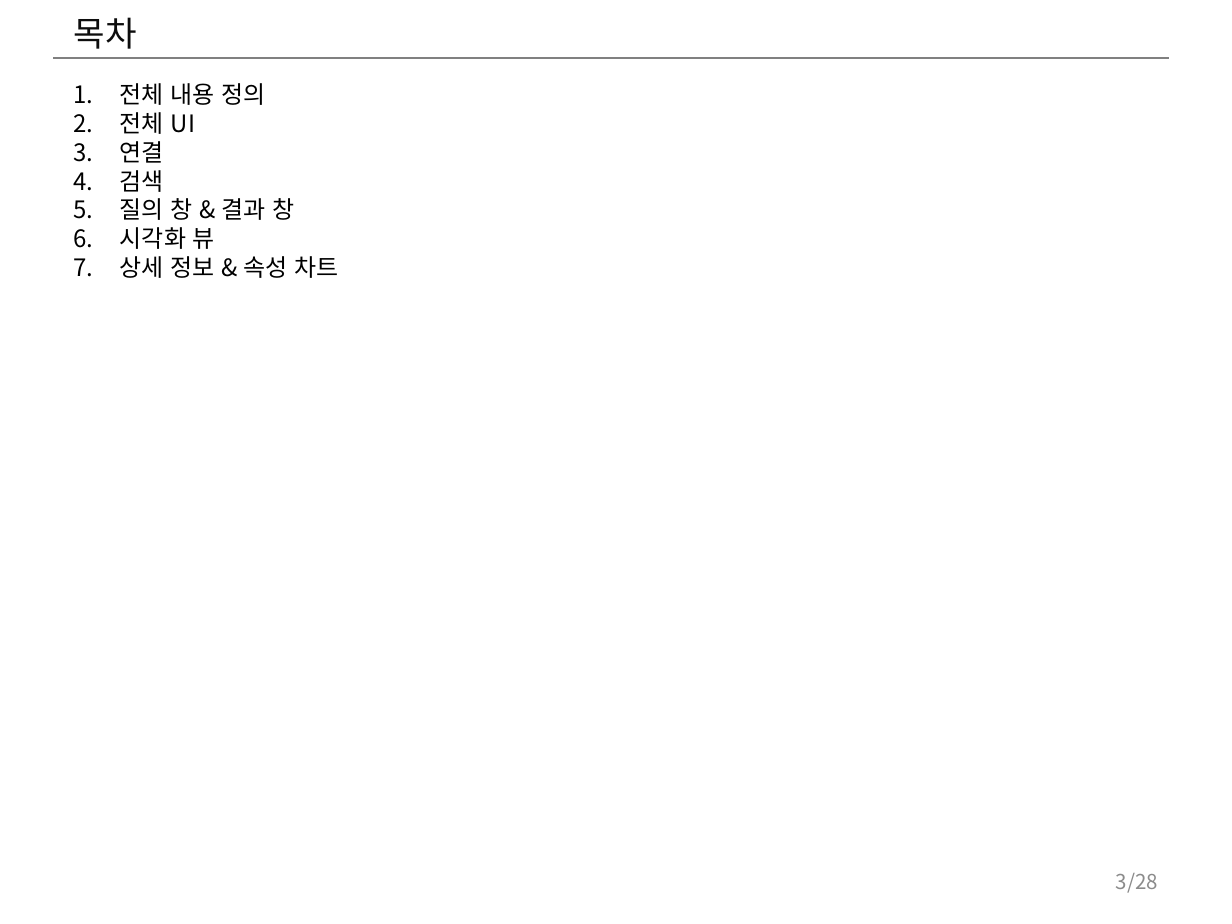
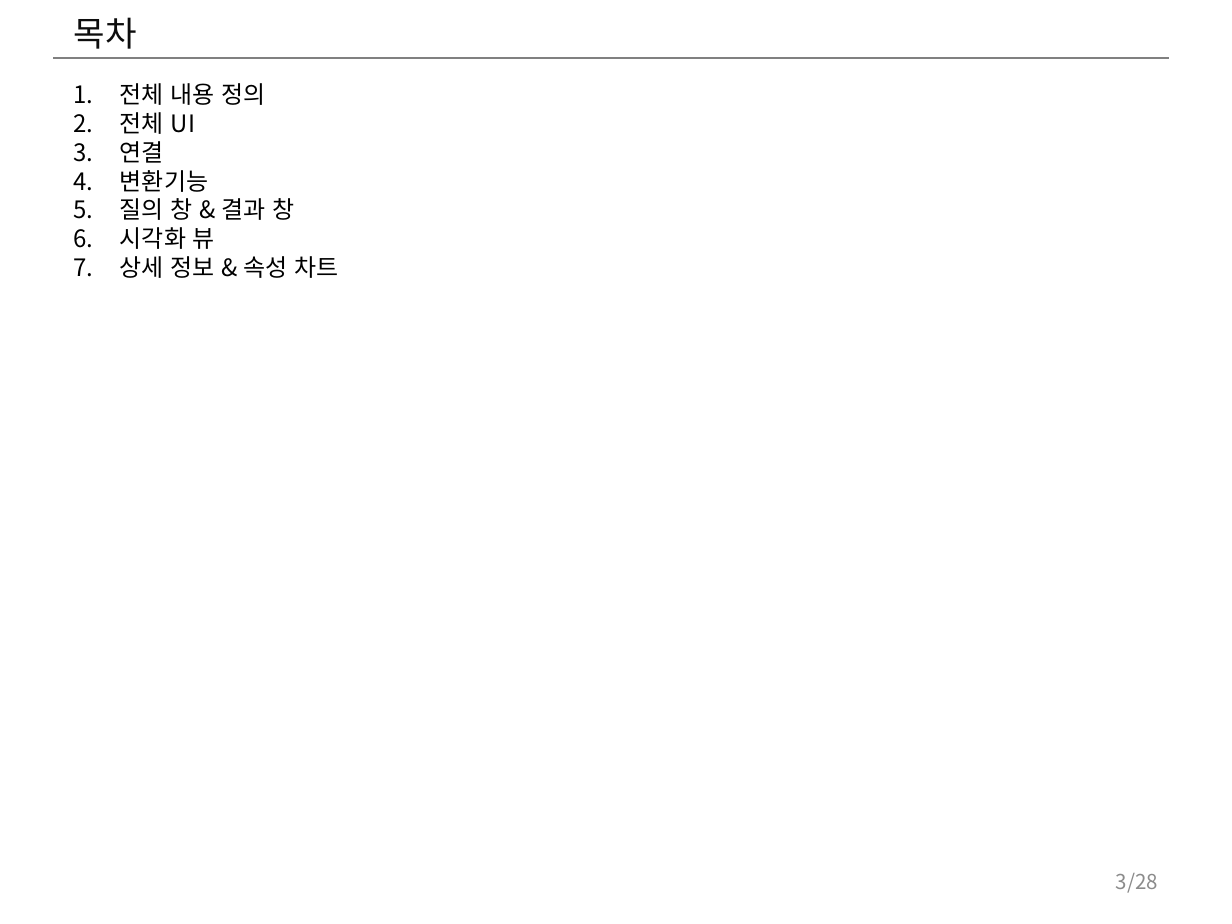
Before and after one commit to hwany7seo/gdbms_document, a slide deck: slide 3 of mockup/시각화도구_UI_UX_기획서.pptx. Drawn at 1232x924 pixels with LibreOffice and Linux fonts; fonts in the diff are those of the drawing. Boxes give left, top, right and bottom in pixels: in the first picture for what was removed or moved away, otherwise in the second. Text is boxed around its words. In the diff, an @@ line names an element or a change of style, - is before the commit and + after.

```diff
--- a/mockup/시각화도구_UI_UX_기획서.pptx
+++ b/mockup/시각화도구_UI_UX_기획서.pptx
@@ text at [120,170,208,192]: text changed @@
-4. 검색
+4. 변환기능
```
Also in this commit, not shown: 10 other slides changed, 39 other files.
